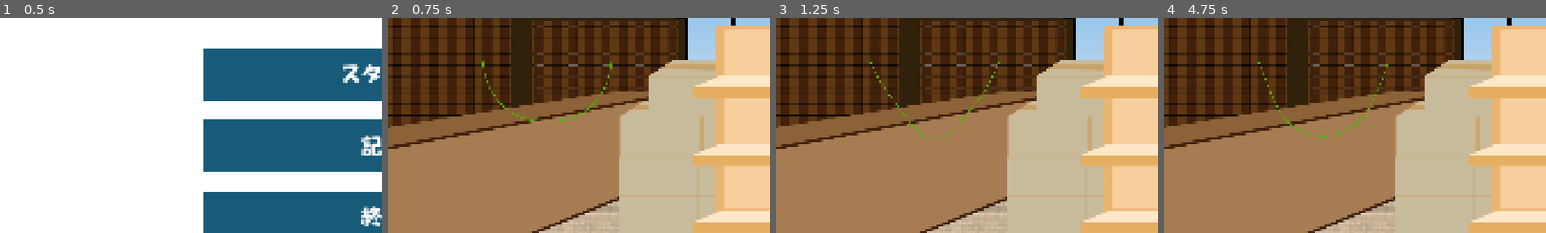
Above: before the commit, frames 1-4 (left to right).
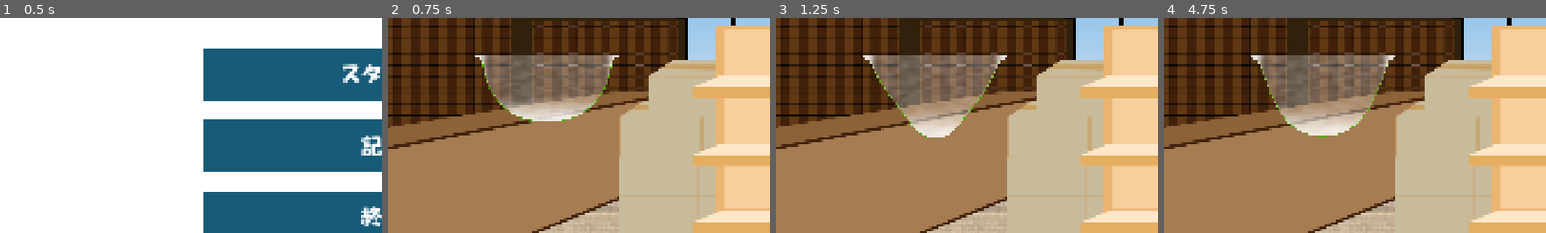
Above: after the commit, the same moments.

Repository: MakuroSama/gouDouJam5
Game: Godot game, scene res://title.tscn
Same seed, same stepped clock (60 frames per second), same inputs: the game is played once before the commit and once after it.
Inputs (mouse positions are % of the whole screen's width and height, from its top left):
- Up to frame 1 (0.5 s): no input
- Up to frame 2 (0.75 s): click "スタート" at 0.5 s
- Up to frame 3 (1.25 s): no input
- Up to frame 4 (4.75 s): click (96, 6) at 1.25 s; click "ゲームに戻る" at 2 s; click (96, 6) at 2.75 s; click "タイトルに戻る" at 3.5 s; click "スタート" at 4.25 s
The pictures show only the part of the screen within x 0-50%, y 40-90%; the shares and areas given below are measured in that part.

Frame 1 is identical in both runs. In frame 2, 8.5% of the frame differs, in the area x 22-61%, y 17-48%; in frame 3, 8.7%; in frame 4, 9.6%, in the area x 22-61%, y 17-55%.

Commit message:
袋の見た目

Diff:
--- /dev/null
+++ b/Bag.gdshader
@@ -0,0 +1,61 @@
+shader_type canvas_item;
+
+uniform vec4 bag_color : source_color = vec4(1.0, 1.0, 1.0, 0.28);
+uniform float rim_power : hint_range(0.0, 8.0) = 3.0;
+uniform float rim_strength : hint_range(0.0, 3.0) = 1.1;
+uniform float highlight_strength : hint_range(0.0, 2.0) = 0.5;
+uniform float highlight_speed : hint_range(-2.0, 2.0) = 0.12;
+uniform float highlight_width : hint_range(0.01, 1.0) = 0.15;
+uniform float wrinkle_scale : hint_range(0.0, 50.0) = 20.0;
+uniform float wrinkle_strength : hint_range(0.0, 1.0) = 0.12;
+uniform float noise_speed : hint_range(0.0, 2.0) = 0.04;
+
+// Pushed from GDScript every time the polygon shape changes,
+// since Polygon2D.uv is unreliable without an assigned texture.
+uniform vec2 bounds_min;
+uniform vec2 bounds_size = vec2(1.0, 1.0);
+
+varying vec2 local_uv;
+
+void vertex() {
+	// VERTEX is the local-space vertex position for canvas_item
+	// shaders — this always works, unlike Polygon2D's uv array.
+	local_uv = (VERTEX - bounds_min) / bounds_size;
+}
+
+float hash(vec2 p) {
+	return fract(sin(dot(p, vec2(127.1, 311.7))) * 43758.5453123);
+}
+
+float noise(vec2 p) {
+	vec2 i = floor(p);
+	vec2 f = fract(p);
+	float a = hash(i);
+	float b = hash(i + vec2(1.0, 0.0));
+	float c = hash(i + vec2(0.0, 1.0));
+	float d = hash(i + vec2(1.0, 1.0));
+	vec2 u = f * f * (3.0 - 2.0 * f);
+	return mix(a, b, u.x) + (c - a) * u.y * (1.0 - u.x) + (d - b) * u.x * u.y;
+}
+
+void fragment() {
+	vec2 uv = local_uv;
+
+	float edge_dist = min(uv.x, 1.0 - uv.x) * 2.0;
+	float side_rim = (1.0 - smoothstep(0.0, 0.25, edge_dist)) * rim_strength;
+
+	float bottom_rim = smoothstep(0.6, 1.0, uv.y) * rim_strength * 0.5;
+
+	float diag = uv.x + uv.y * 0.3 - TIME * highlight_speed;
+	float sheen = smoothstep(highlight_width, 0.0, abs(fract(diag) - 0.5)) * highlight_strength;
+
+	float n = noise(uv * wrinkle_scale + TIME * noise_speed);
+	float wrinkle = (n - 0.5) * wrinkle_strength;
+
+	float alpha = bag_color.a + side_rim + bottom_rim + wrinkle;
+	alpha = clamp(alpha, 0.0, 0.85);
+
+	vec3 color = bag_color.rgb + sheen * 0.3;
+
+	COLOR = vec4(color, alpha);
+}
--- a/Bag.tscn
+++ b/Bag.tscn
@@ -2,6 +2,7 @@
 
 [ext_resource type="Script" uid="uid://dt02r0xkkigoj" path="res://bag.gd" id="1_kksag"]
 [ext_resource type="PackedScene" uid="uid://b3d11nerq1hrv" path="res://Link.tscn" id="2_cknj3"]
+[ext_resource type="Shader" uid="uid://cxe31bhd8y6l" path="res://Bag.gdshader" id="3_xe31j"]
 
 [sub_resource type="RectangleShape2D" id="RectangleShape2D_503qj"]
 
@@ -11,6 +12,7 @@
 script = ExtResource("1_kksag")
 link_scene = ExtResource("2_cknj3")
 smooth_subdivisions = 16
+bag_fill_shader = ExtResource("3_xe31j")
 
 [node name="LeftHook" type="StaticBody2D" parent="." unique_id=1169727133]
 collision_layer = 0
--- a/MainScene.tscn
+++ b/MainScene.tscn
@@ -103,4 +103,4 @@
 break_threshold = 110.0
 smooth_subdivisions = 4
 
-[node name="PauseMenu" parent="." instance=ExtResource("6_pause_scene")]
+[node name="PauseMenu" parent="." unique_id=1567808325 instance=ExtResource("6_pause_scene")]
--- a/bag.gd
+++ b/bag.gd
@@ -113,7 +113,9 @@
 @export var smooth_subdivisions: int = 40
 @export var bag_color: Color = Color(0.0, 1.0, 0.0, 1.0)
 @export var bag_break_color: Color = Color(1.0, 0.0, 0.0, 1.0)
-
+@export_category("Bag Fill")
+@export var draw_bag_fill: bool = true
+@export var bag_fill_shader: Shader
 
 # ============================================================
 # INTERNAL
@@ -132,6 +134,7 @@
 var left_hook: Node2D
 var right_hook: Node2D
 
+var bag_fill: Polygon2D
 
 # ============================================================
 # READY
@@ -153,7 +156,7 @@
 
 	_build_bag()
 	_connect_hooks()
-
+	_setup_bag_fill()
 	queue_redraw()
 	for child in links[0].get_children():
 		if child is CollisionShape2D or child is CollisionPolygon2D:
@@ -161,6 +164,8 @@
 	for child in links[links.size()-1].get_children():
 		if child is CollisionShape2D or child is CollisionPolygon2D:
 			child.disabled = true
+	z_as_relative = false
+	z_index = 4  # just below bag_fill's 5, so fill still layers over the line correctly if needed
 # ============================================================
 # CREATE LINK
 # ============================================================
@@ -578,9 +583,8 @@
 	# --------------------------------------------------------
 
 	_clamp_velocities()
-
 	_store_previous_positions()
-
+	_update_bag_fill()
 	queue_redraw()
 
 
@@ -752,29 +756,11 @@
 	# so we don't need a huge line width to fake volume.
 	# --------------------------------------------------------
 
-	var center := Vector2.ZERO
-
-	for p in raw_points:
-		center += p
-
-	center /= raw_points.size()
-
-	var offset_points: Array[Vector2] = []
-
-	for p in raw_points:
-
-		var direction := p - center
-
-		if direction.length() > 0.001:
-			direction = direction.normalized()
-		else:
-			direction = Vector2.UP
-
-		offset_points.append(p - direction * link_collision_radius)
+
 
 	var subdivisions = max(smooth_subdivisions, 1)
 
-	var smooth_points := _smooth_points(offset_points, subdivisions)
+	var smooth_points := _get_offset_points()
 
 	for i in range(smooth_points.size() - 1):
 
@@ -860,3 +846,122 @@
 	)
 
 	return result
+
+# ============================================================
+# SHADER BAG FILL
+# ============================================================
+
+func _setup_bag_fill() -> void:
+
+	if not draw_bag_fill:
+		return
+
+	bag_fill = Polygon2D.new()
+	bag_fill.name = "BagFill"
+	bag_fill.color = Color(1, 1, 1, 1) # actual color/alpha comes from the shader
+
+	var mat := ShaderMaterial.new()
+	mat.shader = bag_fill_shader
+	bag_fill.material = mat
+	# Draw above other game objects (boxes, etc.) regardless of
+	# where they sit in the scene tree, so the bag reads as
+	# wrapping around them rather than sitting underneath.
+	bag_fill.z_as_relative = false
+	bag_fill.z_index = 5
+	add_child(bag_fill)
+
+func _update_bag_fill() -> void:
+
+	if bag_fill == null:
+		return
+
+	if broken.has(true):
+		bag_fill.visible = false
+		return
+
+	var local_points: Array[Vector2] = []
+
+	for point in _get_offset_points():
+
+		if is_finite(point.x) and is_finite(point.y):
+			local_points.append(point)
+
+	if local_points.size() < 2 or left_hook == null or right_hook == null:
+		bag_fill.visible = false
+		return
+
+	local_points.append(to_local(left_hook.global_position))
+	local_points.append(to_local(right_hook.global_position))
+
+	var min_pt := local_points[0]
+	var max_pt := local_points[0]
+
+	for p in local_points:
+		min_pt = min_pt.min(p)
+		max_pt = max_pt.max(p)
+
+	var size := max_pt - min_pt
+	size.x = max(size.x, 0.001)
+	size.y = max(size.y, 0.001)
+
+	bag_fill.polygon = PackedVector2Array(local_points)
+
+	var mat := bag_fill.material as ShaderMaterial
+	if mat != null:
+		mat.set_shader_parameter("bounds_min", min_pt)
+		mat.set_shader_parameter("bounds_size", size)
+
+	bag_fill.visible = true
+
+# ============================================================
+# OFFSET POINTS
+# ============================================================
+
+func _get_offset_points()-> Array[Vector2]:
+	var raw_points: Array[Vector2] = []
+
+	for link in links:
+		if is_instance_valid(link):
+			var p := link.global_position
+			# SAFETY: never feed NaN/Infinite positions to the
+			# renderer — Godot's line drawing can throw or
+			# silently corrupt the draw batch on bad input.
+			if is_finite(p.x) and is_finite(p.y):
+				raw_points.append(to_local(p))
+
+	if raw_points.size() < 2:
+		return []
+
+	# --------------------------------------------------------
+	# PUSH POINTS OUTWARD FROM CENTER
+	#
+	# raw_points only traces link CENTERS. Offsetting each
+	# point away from the bag's centroid by ~link_collision_radius
+	# makes the line trace the bag's outer surface instead,
+	# so we don't need a huge line width to fake volume.
+	# --------------------------------------------------------
+
+	var center := Vector2.ZERO
+
+	for p in raw_points:
+		center += p
+
+	center /= raw_points.size()
+
+	var offset_points: Array[Vector2] = []
+
+	for p in raw_points:
+
+		var direction := p - center
+
+		if direction.length() > 0.001:
+			direction = direction.normalized()
+		else:
+			direction = Vector2.UP
+
+		offset_points.append(p - direction * link_collision_radius)
+	var subdivisions = max(smooth_subdivisions, 1)
+
+	var smooth_points := _smooth_points(offset_points, subdivisions)
+
+	return smooth_points
Not shown, added: Bag.gdshader.uid
Not shown: 1 places in MainScene.tscn that only renumber resources
